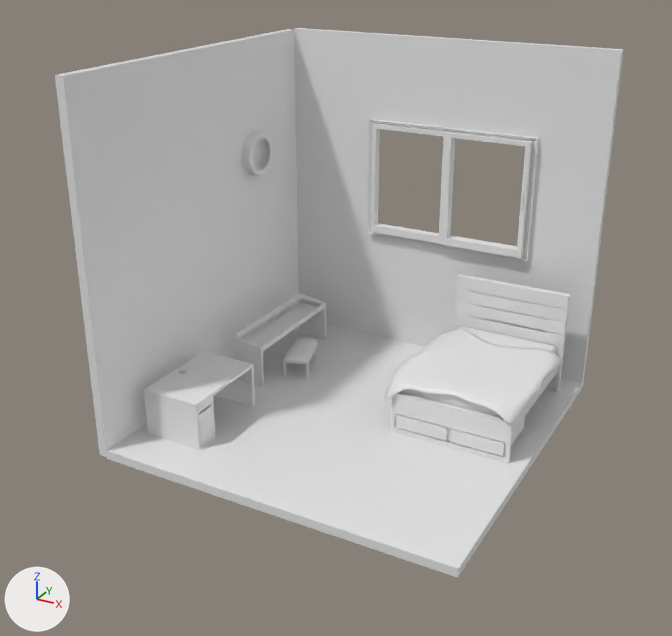
The glTF model public/Big/BigModel.glb as it was, and as the next commit left it.
Camera for both pictures: a 50 mm lens placed at (3.7, -7.22, 4.68), pointed at (-0.05, -0.4, 1.27). Lighting does not change. The marker at lower left points along +X, +Y and +Z. Vertices at the same position are counted once.

Names of what the first picture shows: 'BigBaked'.
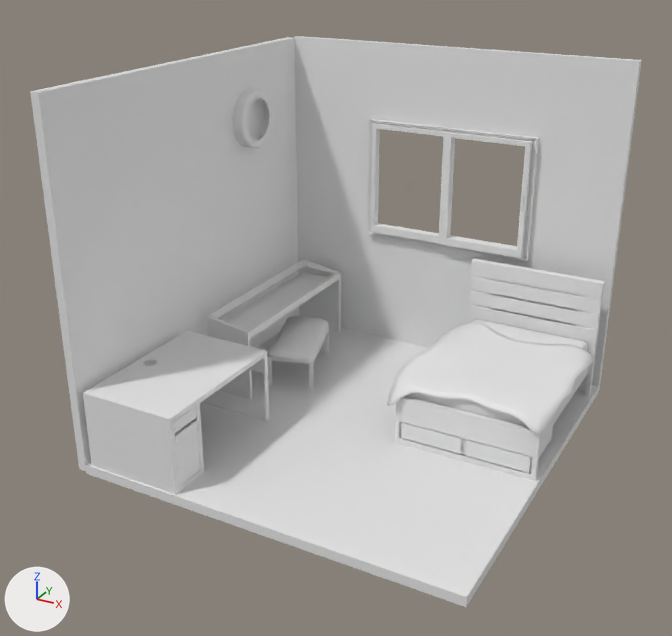
Edits to the bpy script that builds the scene:
```text
Change me_plane_016:
    remove me_plane_016.from_pydata(...)  # 2442 vertices, 4302 faces; spans x -1.83..1.75, y -1.74..1.83, z -0.08..3.43
    add me_plane_016.from_pydata(...)  # 2442 vertices, 4302 faces; spans x -1.83..1.98, y -2.01..1.83, z -0.09..3.34
    me_plane_016 part 1: the loose piece of 36 vertices spanning x 0.41..1.59, y 1.41..1.46, z 0.01..1.08 is scaled about its middle by 1.15, then moved by (0.21, 0.08, 0.08)
    me_plane_016 part 2: the loose piece of 37 vertices spanning x 0.41..1.59, y -0.14..-0.1, z 0.01..0.43 is scaled about its middle by 1.15, then moved by (0.21, -0.16, 0.03)
    me_plane_016 part 3: the loose piece of 6 vertices spanning x 0.45..1.55, y -0.12, z 0.05..0.21 is scaled about its middle by (1.15, 1.61, 1.15), then moved by (0.21, -0.16, 0.02)
    me_plane_016 part 4: the loose piece of 7 vertices spanning x 1.02..1.54, y -0.14..0.44, z 0.06..0.2 is scaled about its middle by 1.15, then moved by (0.25, -0.12, 0.02)
    me_plane_016 part 5: the loose piece of 7 vertices spanning x 0.46..0.98, y -0.14..0.44, z 0.06..0.2 is scaled about its middle by 1.15, then moved by (0.17, -0.12, 0.02)
    me_plane_016 part 6: the loose piece of 8 vertices spanning x -1.75..1.75, y -1.74..1.75, z -0.08..0.0 is scaled about its middle by (1.05, 1.08, 1.07), then moved by (0.09, -0.14, 0.0)
    me_plane_016 part 7: the loose piece of 920 vertices spanning x -1.75..-1.65, y 0.66..1.12, z 2.02..2.47 is scaled about its middle by 1.28, then moved by (0.01, -0.08, 0.38)
    me_plane_016 part 8: the loose piece of 8 vertices spanning x -1.83..-1.75, y -1.74..1.75, z -0.06..3.42 is scaled about its middle by (1, 1.08, 0.976), then moved by (0.0, -0.14, -0.04)
    me_plane_016 part 9: the loose piece of 81 vertices spanning x -1.61..-1.01, y -1.3..-0.35, z 0.0..0.48 is scaled about its middle by 1.57, then moved by (0.09, -0.42, 0.14)
    me_plane_016 part 10: the loose piece of 8 vertices spanning x -1.03..-1.01, y -1.27..-1.07, z 0.04..0.35 is scaled about its middle by 1.57, then moved by (0.26, -0.62, 0.11)
    me_plane_016 part 11: the loose piece of 8 vertices spanning x -1.03..-1.01, y -1.27..-1.07, z 0.38..0.44 is scaled about its middle by 1.57, then moved by (0.26, -0.62, 0.23)
    me_plane_016 part 12: the loose piece of 227 vertices spanning x -1.25..-0.84, y 0.34..0.9, z 0.18..0.26 is scaled about its middle by 1.78, then moved by (0.01, -0.05, 0.17)
    me_plane_016 part 13: the loose piece of 8 vertices spanning x -0.87..-0.85, y 0.42..0.45, z 0.0..0.17 is scaled about its middle by 1.78, then moved by (0.16, -0.19, 0.06)
    me_plane_016 part 14: the loose piece of 8 vertices spanning x -1.02..-0.99, y 0.87..0.9, z 0.0..0.17 is scaled about its middle by 1.78, then moved by (0.05, 0.16, 0.06)
    me_plane_016 part 15: the loose piece of 8 vertices spanning x -1.11..-1.08, y 0.34..0.37, z 0.0..0.17 is scaled about its middle by 1.78, then moved by (-0.02, -0.25, 0.07)
    me_plane_016 part 16: the loose piece of 521 vertices spanning x 0.29..1.67, y -0.2..1.28, z 0.35..0.6 is scaled about its middle by 1.15, then moved by (0.21, -0.06, 0.07)
    me_plane_016 part 17: the loose piece of 364 vertices spanning x 0.47..1.53, y -0.09..1.41, z 0.34..0.54 is scaled about its middle by 1.15, then moved by (0.21, -0.04, 0.07)
    me_plane_016 part 18: the loose piece of 8 vertices spanning x 0.41..1.59, y 1.41..1.42, z 0.53..0.65 is scaled about its middle by 1.15, then moved by (0.21, 0.08, 0.09)
    me_plane_016 part 19: the loose piece of 16 vertices spanning x 0.41..1.59, y 1.41..1.47, z 0.95..1.08 is scaled about its middle by 1.15, then moved by (0.21, 0.08, 0.16)
    me_plane_016 part 20: the loose piece of 8 vertices spanning x 0.41..1.59, y 1.41..1.42, z 0.81..0.93 is scaled about its middle by 1.15, then moved by (0.21, 0.08, 0.13)
    me_plane_016 part 21: the loose piece of 8 vertices spanning x 0.41..1.59, y 1.41..1.42, z 0.67..0.79 is scaled about its middle by 1.15, then moved by (0.21, 0.08, 0.11)
    me_plane_016 part 22: 61 of 2442 vertices moved; they spanned x -1.75..1.75, y -1.74..1.83, z -0.07..3.43 and now span x -1.75..1.93, y -2.01..1.83, z -0.07..3.34; mean shift (0.05, -0.08, 0.14); largest move (-1.01, -1.27, 0.03) -> (-0.74, -1.94, 0.05)
```

Boxes [x1, y1, x2, y2] around the edits, measured in the pictures (672 x 636 px; the box of a moved part takes in the faces that stretch with it):
'BigBaked', reshaped (8% wider)
    before: [55, 28, 624, 578]
    after: [30, 36, 642, 607]
part 1 of me_plane_016, moved or reshaped
    before: [454, 288, 570, 392]
    after: [468, 274, 604, 396]
part 2 of me_plane_016, moved or reshaped
    before: [391, 392, 513, 463]
    after: [395, 396, 541, 481]
part 3 of me_plane_016, moved or reshaped
    before: [395, 416, 506, 456]
    after: [400, 422, 533, 473]
part 4 of me_plane_016, moved or reshaped
    before: [450, 417, 525, 456]
    after: [465, 426, 553, 473]
part 5 of me_plane_016, moved or reshaped
    before: [396, 414, 447, 441]
    after: [401, 422, 462, 454]
part 6 of me_plane_016, moved or reshaped
    before: [106, 383, 582, 578]
    after: [85, 386, 599, 607]
part 7 of me_plane_016, moved or reshaped
    before: [242, 131, 273, 176]
    after: [232, 89, 273, 148]
part 8 of me_plane_016, moved or reshaped
    before: [55, 29, 299, 457]
    after: [30, 37, 299, 471]
part 9 of me_plane_016, moved or reshaped
    before: [144, 351, 255, 449]
    after: [83, 331, 269, 495]
part 10 of me_plane_016, moved or reshaped
    before: [199, 406, 213, 444]
    after: [175, 420, 200, 487]
part 11 of me_plane_016, moved or reshaped
    before: [198, 398, 211, 413]
    after: [174, 406, 197, 433]
part 12 of me_plane_016, moved or reshaped
    before: [283, 337, 317, 364]
    after: [267, 316, 329, 363]
part 13 of me_plane_016, moved or reshaped
    before: [306, 364, 309, 378]
    after: [309, 364, 314, 389]
part 14 of me_plane_016, moved or reshaped
    before: [315, 345, 318, 359]
    after: [325, 331, 329, 355]
part 15 of me_plane_016, moved or reshaped
    before: [283, 362, 286, 376]
    after: [267, 360, 272, 386]
part 16 of me_plane_016, moved or reshaped
    before: [384, 329, 562, 425]
    after: [387, 322, 595, 435]
part 17 of me_plane_016, moved or reshaped
    before: [401, 327, 556, 418]
    after: [407, 320, 588, 427]
part 18 of me_plane_016, moved or reshaped
    before: [455, 314, 565, 347]
    after: [468, 305, 598, 343]
part 19 of me_plane_016, moved or reshaped
    before: [457, 274, 570, 309]
    after: [471, 258, 605, 298]
part 20 of me_plane_016, moved or reshaped
    before: [456, 290, 567, 322]
    after: [470, 277, 601, 313]
part 21 of me_plane_016, moved or reshaped
    before: [455, 302, 566, 334]
    after: [469, 291, 599, 328]
part 22 of me_plane_016, moved or reshaped
    before: [107, 28, 624, 569]
    after: [86, 36, 642, 597]
